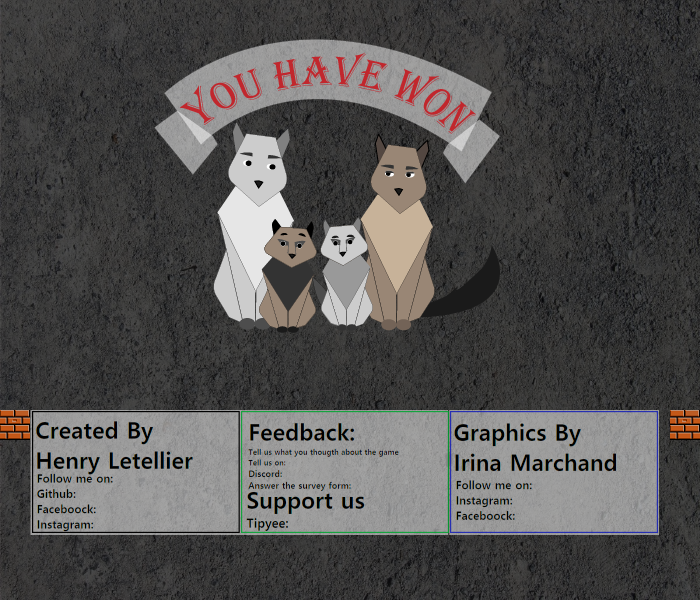
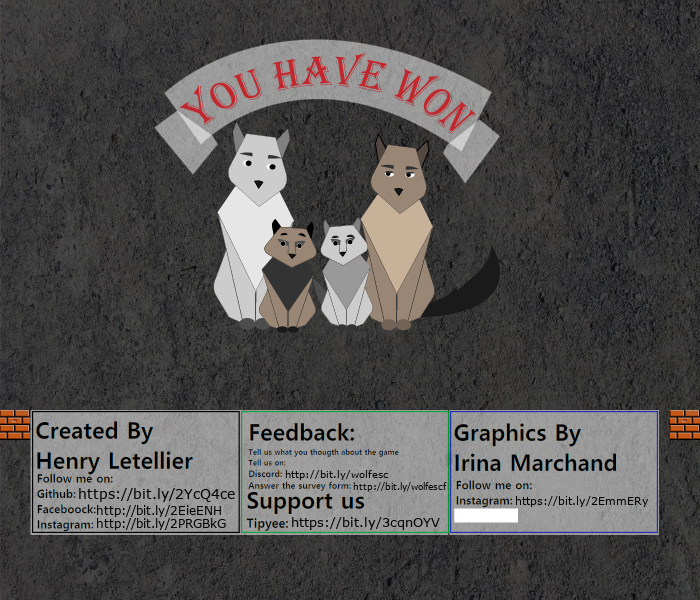
Two versions of the same layered image (700x600). Layer-by-layer changes:
added layer "http://bit.ly/wolfesc" above "https://bit.ly/2EmmERy" over [285, 470, 388, 480]
added layer "https://bit.ly/2EmmERy" above "http://bit.ly/2PRGBkG" over [516, 496, 649, 507]
added layer "http://bit.ly/2PRGBkG" above "http://bit.ly/2EieENH" over [97, 518, 226, 530]
added layer "http://bit.ly/2EieENH" above "https://bit.ly/2YcQ4ce" over [97, 505, 221, 517]
added layer "https://bit.ly/2YcQ4ce" above "http://bit.ly/wolfescf" over [79, 488, 235, 502]
added layer "http://bit.ly/wolfescf" above "https://bit.ly/3cqnOYV" over [353, 482, 447, 492]
added layer "https://bit.ly/3cqnOYV" above "F_I_M_Hidden" over [292, 517, 440, 530]
added layer "F_I_M_Hidden" above "mur.png #1" over [454, 508, 518, 523]
